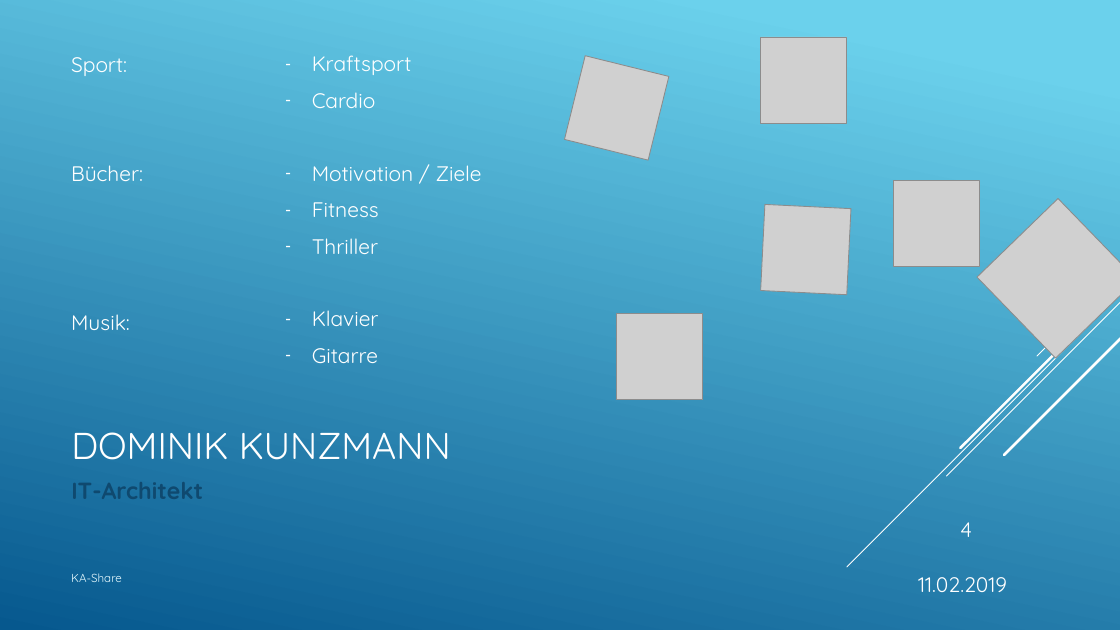
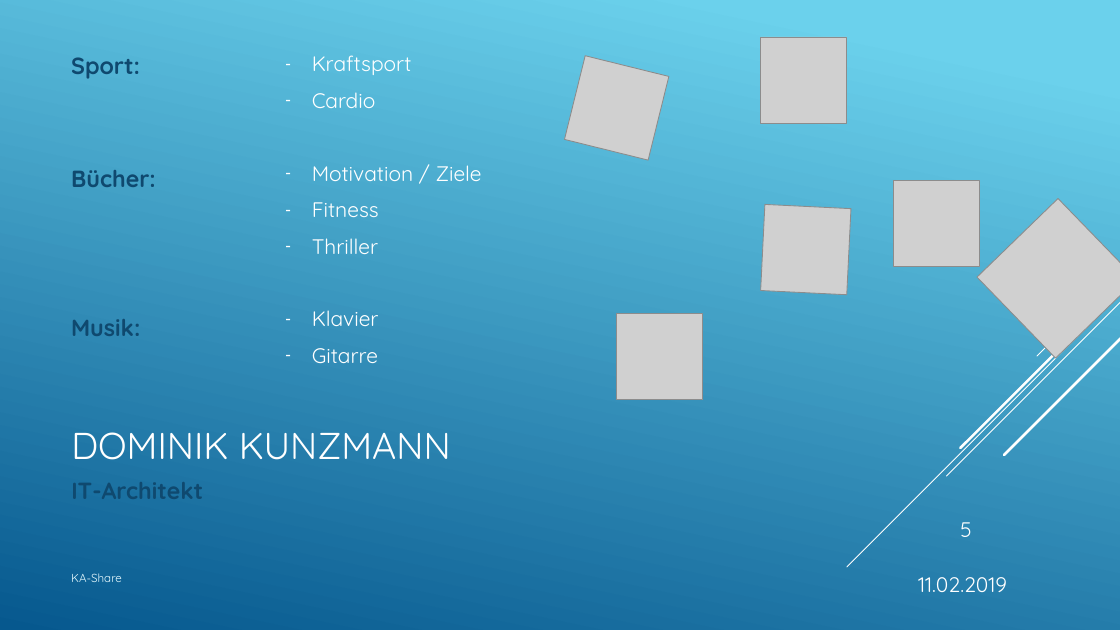
Before and after one commit to KanBen86/ProjektCarsharing, a slide deck: slide 5 of Präsentation/KA-Share.pptx (slide 4 before the commit). Drawn at 1120x630 pixels with LibreOffice and Linux fonts; fonts in the diff are those of the drawing; grey boxes stand for pictures. Boxes give left, top, right and bottom in pixels: in the first picture for what was removed or moved away, otherwise in the second. Text is boxed around its words. In the diff, an @@ line names an element or a change of style, - is before the commit and + after.

```diff
--- a/Präsentation/KA-Share.pptx
+++ b/Präsentation/KA-Share.pptx
@@ text "Sport:" at [71,57,156,336]: size 18 to 20 pt, text colour #FFFFFF to #0F496F, bold on @@
@@ page number at [960,522,972,537]: text changed @@
-4
+5
```
Also in this commit, not shown: 5 other slides changed, 1 slide added.
